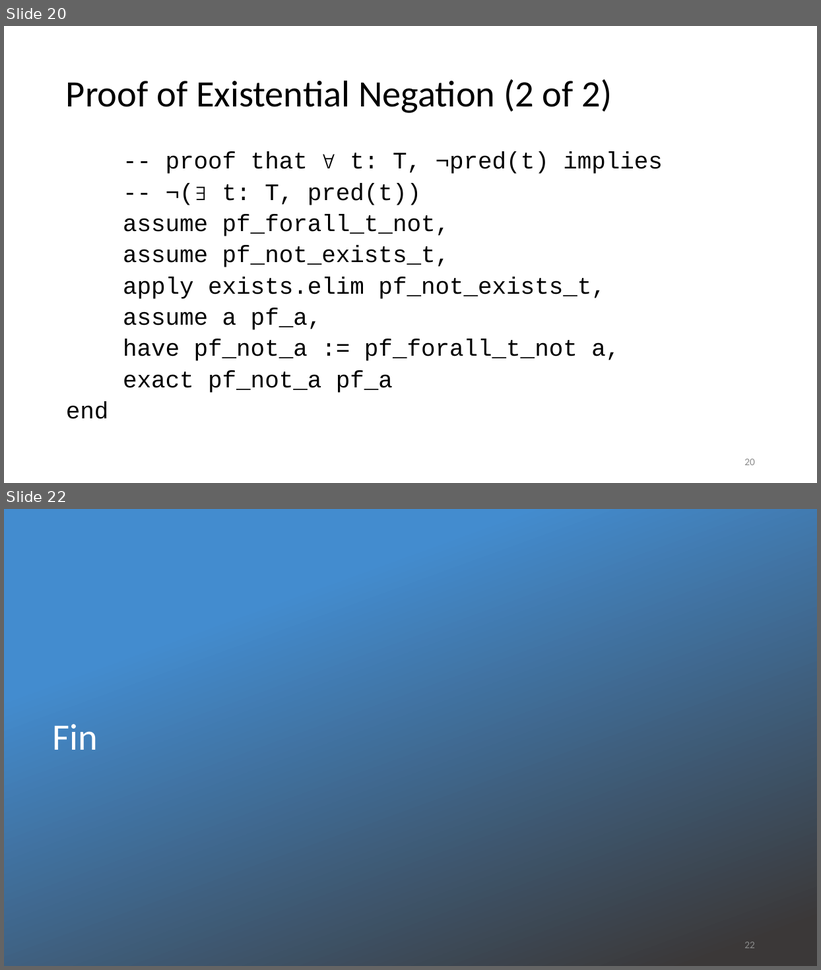
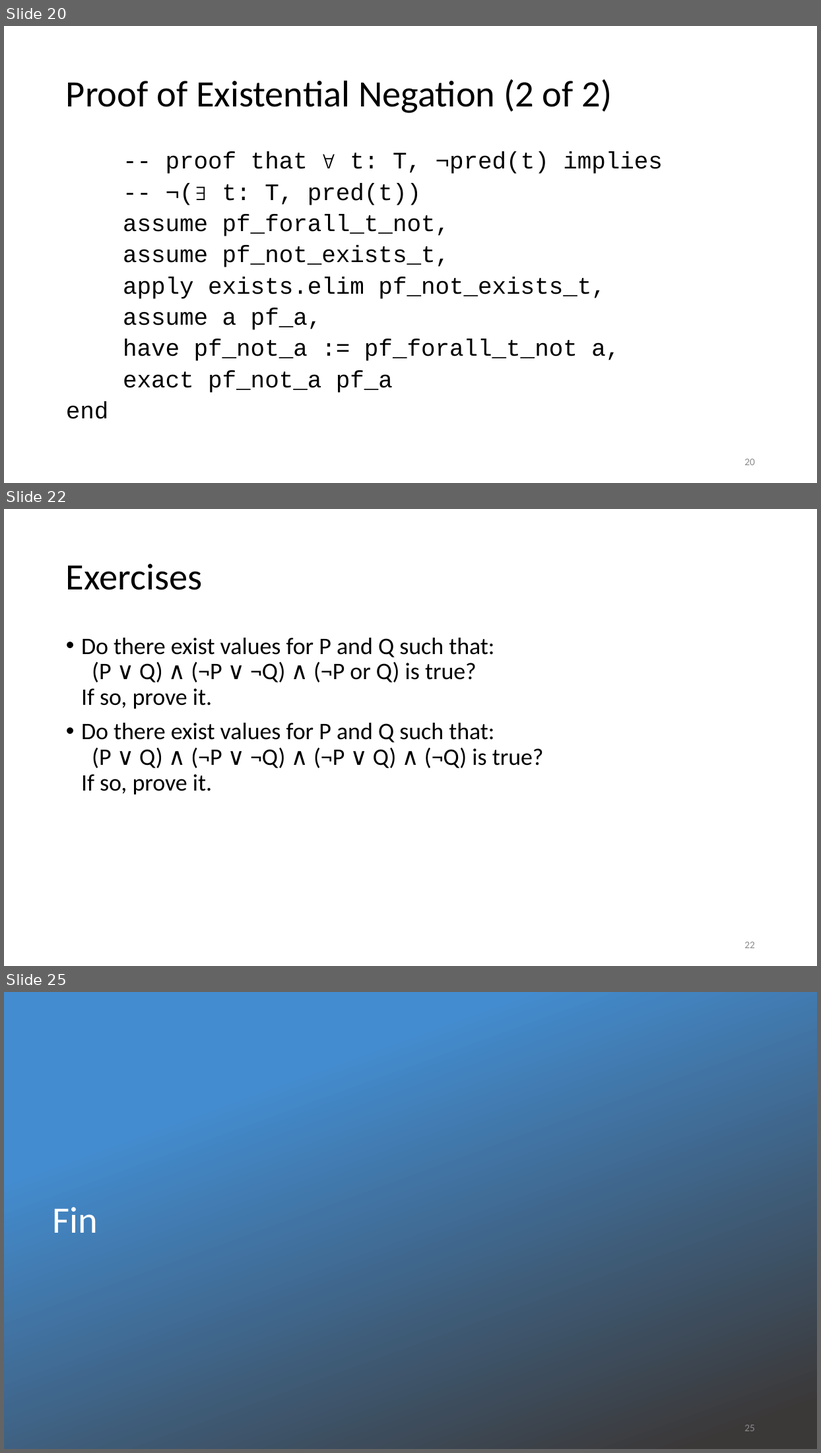
Before and after one commit to kevinsullivan/cs-dm, a slide deck: 11_Existential_Quantification/Exists.pptx. Shown one above the other, each under a label of ours: slides 20 and 22 before the commit, slides 20, 22 and 25 after it; the slides between them are not shown. The pictures are 821x970 and 821x1453 pixels, drawn with LibreOffice and Linux fonts; fonts in the diff are those of the drawing; background and template pictures are left out. Boxes give left, top, right and bottom in pixels: in the first picture for what was removed or moved away, otherwise in the second. Text is boxed around its words. In the diff, an @@ line names an element or a change of style, - is before the commit and + after.

```diff
--- a/11_Existential_Quantification/Exists.pptx
+++ b/11_Existential_Quantification/Exists.pptx
@@ slide 22 added at (4, 509, 817, 966), background #FFFFFF @@
@@ title added at (66, 564, 202, 590), 44 pt, text #000000 @@
+Exercises
@@ text added at (81, 638, 544, 795), 28 pt, text #000000 @@
+• Do there exist values for P and Q such that:
+  (P ∨ Q) ∧ (¬P ∨ ¬Q) ∧ (¬P or Q) is true?
+  If so, prove it.
+• Do there exist values for P and Q such that:
+  (P ∨ Q) ∧ (¬P ∨ ¬Q) ∧ (¬P ∨ Q) ∧ (¬Q) is true?
+  If so, prove it.
@@ page number added at (745, 942, 755, 949), 12 pt, text #8C8C8C @@
+22
@@ what was slide 22 is now slide 25 @@
@@ page number at (745, 1425, 755, 1432): text changed @@
-22
+25
```
Also in this commit, not shown: 1 slide changed, 2 other slides added, 1 other file.
